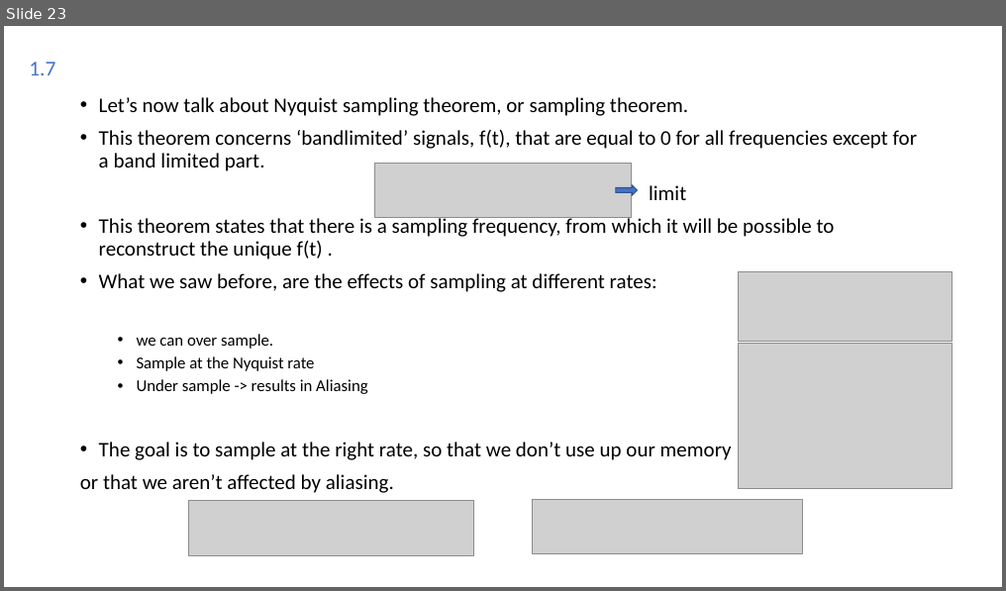
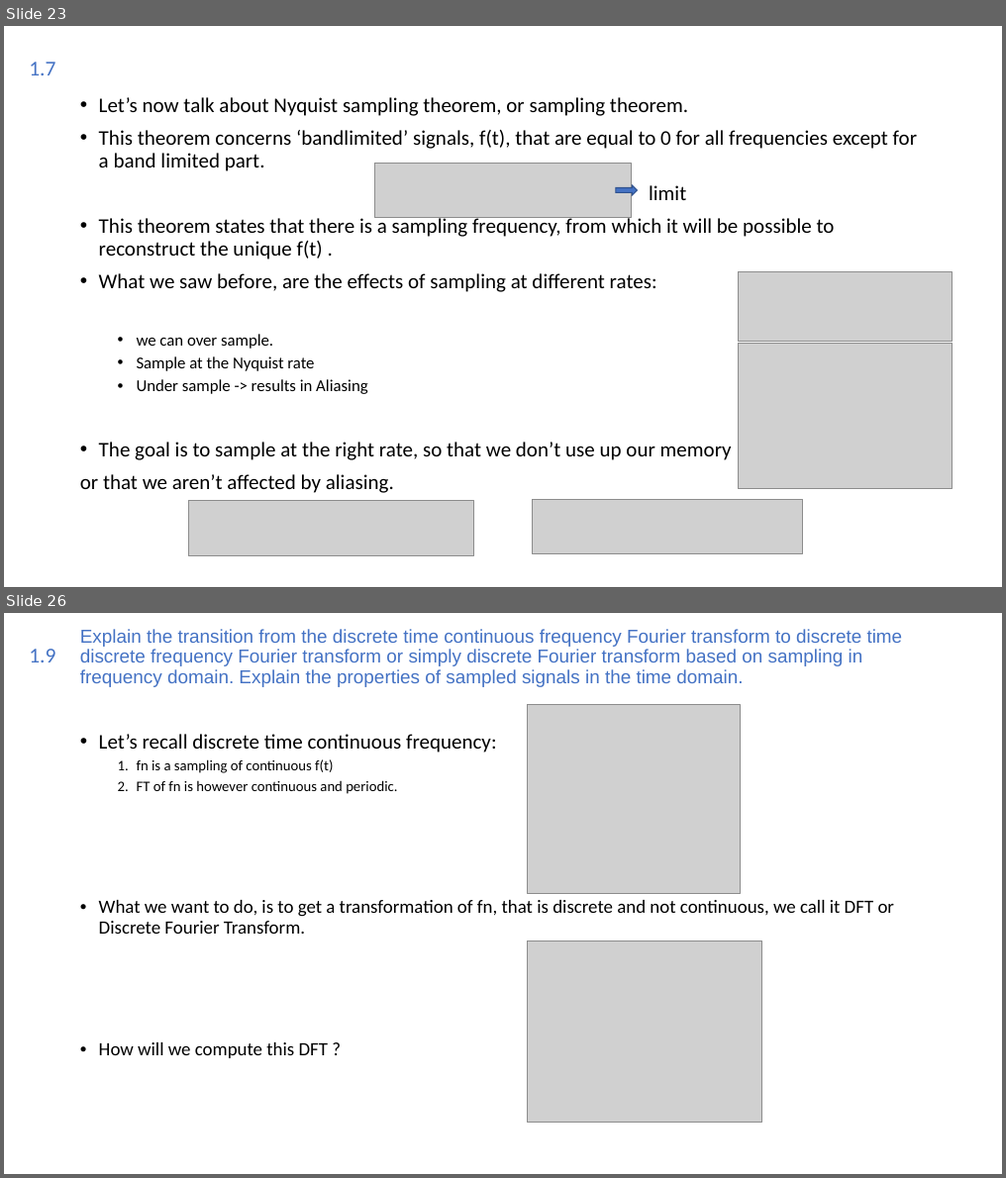
Before and after one commit to Joao-Quinta/Uni3eme_2, a slide deck: imagerieNumerique/Imagerie numérique.odp. Shown one above the other, each under a label of ours: slide 23 before the commit, slides 23 and 26 after it; the slides between them are not shown. The pictures are 1006x591 and 1006x1178 pixels, drawn with LibreOffice and Linux fonts; fonts in the diff are those of the drawing; grey boxes stand for pictures. Boxes give left, top, right and bottom in pixels: in the first picture for what was removed or moved away, otherwise in the second. Text is boxed around its words. In the diff, an @@ line names an element or a change of style, - is before the commit and + after.

```diff
--- a/imagerieNumerique/Imagerie numérique.odp
+++ b/imagerieNumerique/Imagerie numérique.odp
@@ slide 26 added at (4, 613, 1002, 1174), background #FFFFFF @@
@@ title added at (80, 629, 903, 687), 18 pt, text #4472C4 @@
+Explain the transition from the discrete time continuous frequency Fourier transform to discrete time discrete frequency Fourier transform or simply discrete Fourier transform based on sampling in frequency domain. Explain the properties of sampled signals in the time domain.
@@ text added at (29, 649, 55, 663), 20.4 pt, text #4472C4 @@
+1.9
@@ picture added at (528, 704, 741, 894) @@
@@ text added at (99, 734, 895, 1059), 18 pt, text #000000 @@
+• Let’s recall discrete time continuous frequency:
+  1. fn is a sampling of continuous f(t)
+  2. FT of fn is however continuous and periodic.
+• What we want to do, is to get a transformation of fn, that is discrete and not continuous, we call it DFT or Discrete Fourier Transform.
+• How will we compute this DFT ?
@@ picture added at (528, 941, 762, 1123) @@
```
Also in this commit, not shown: 1 slide changed, 4 other slides added.
